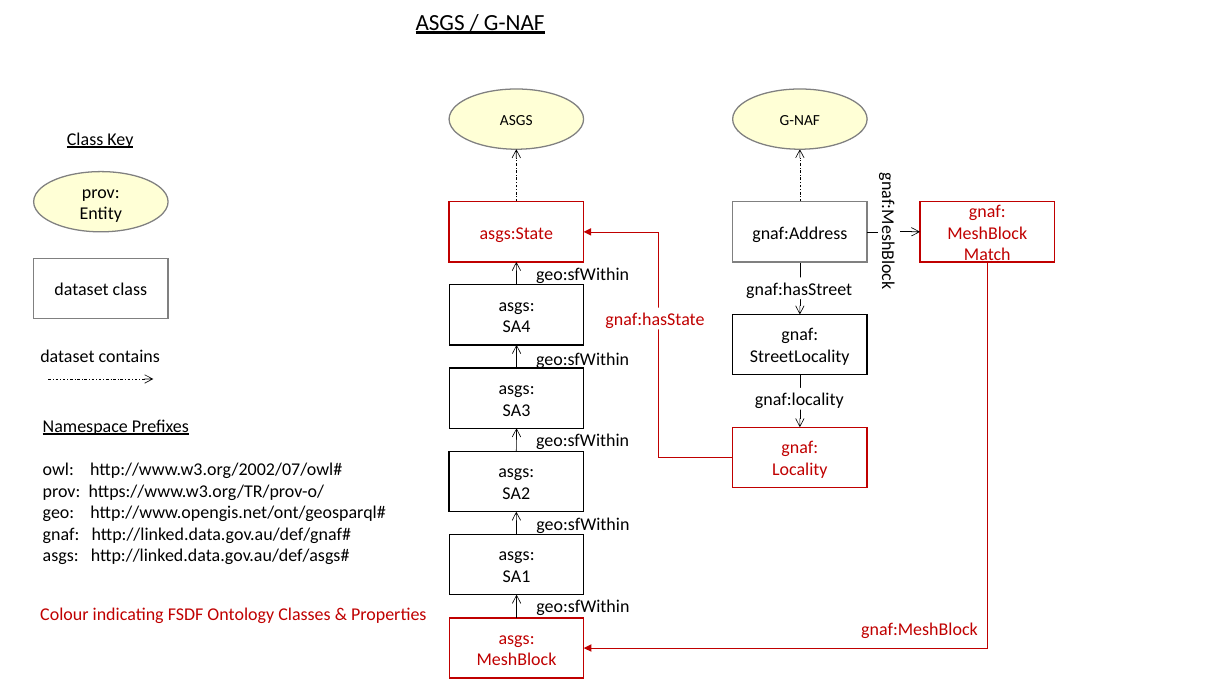
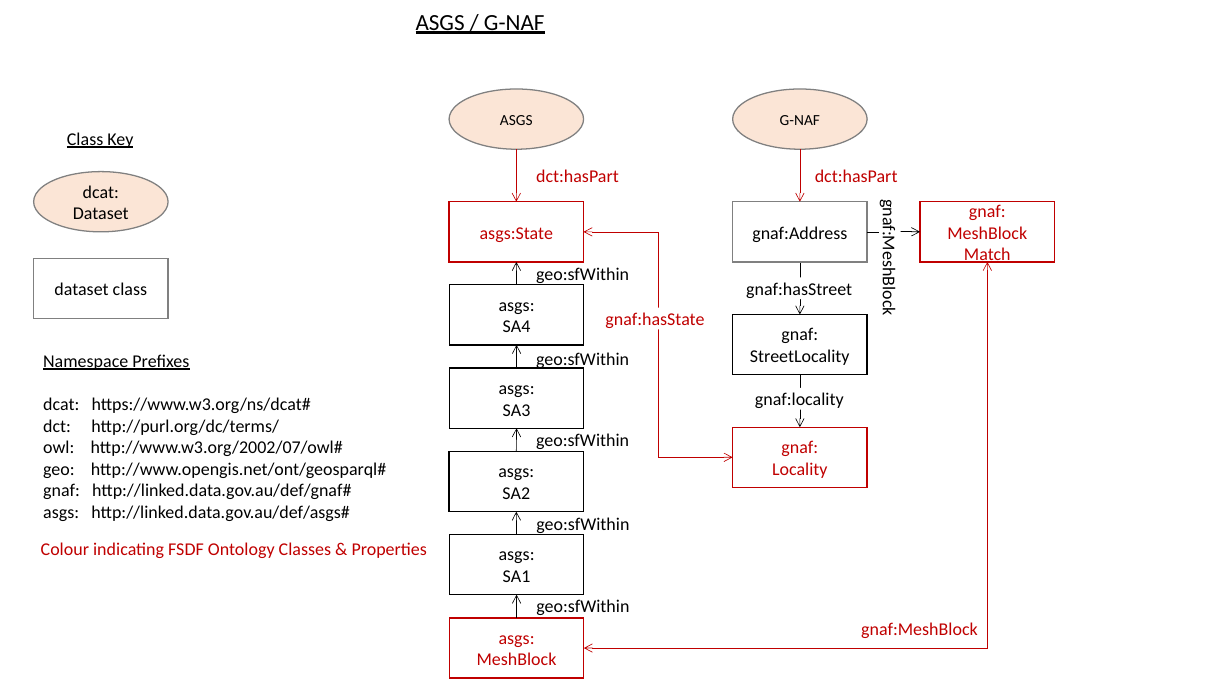
Before and after one commit to GeoscienceAustralia/fsdf-ont, a slide deck: slide 5 of docs/fsdf-ont-images.pptx. Drawn at 1232x693 pixels with LibreOffice and Linux fonts; fonts in the diff are those of the drawing. Boxes give left, top, right and bottom in pixels: in the first picture for what was removed or moved away, otherwise in the second. Text is boxed around its words. In the diff, an @@ line names an element or a change of style, - is before the commit and + after.

```diff
--- a/docs/fsdf-ont-images.pptx
+++ b/docs/fsdf-ont-images.pptx
@@ fill #FFFFD6 to #FBE5D6 in 3 elements at <box>449,89,584,149</box>, <box>733,89,868,149</box>, <box>33,172,168,232</box> @@
@@ arrow (517, 201) - (517, 150): stroke #000000 0.5 pt dashed to #C00000 0.5 pt; arrowheads changed @@
@@ text added at <box>536,169,619,182</box>, 14 pt, text #C00000 @@
+dct:hasPart
@@ arrow (800, 201) - (800, 150): stroke #000000 0.5 pt dashed to #C00000 0.5 pt; arrowheads changed @@
@@ text added at <box>815,169,898,182</box>, 14 pt, text #C00000 @@
+dct:hasPart
@@ text in ellipse at <box>73,185,129,219</box>: text changed @@
-prov: Entity
+dcat:
+Dataset
@@ rectangle "gnaf:MeshBlock": place and size @@
-rectangle "gnaf:MeshBlock" at <box>878,173,900,291</box>
+rectangle "gnaf:MeshBlock" at <box>879,200,901,318</box>
@@ elbow arrow (733, 457) - (584, 232): elbow arrow to elbow double arrow @@
@@ elbow arrow (988, 262) - (584, 648): elbow arrow to elbow double arrow @@
@@ text "Namespace Prefixes": place and size @@
-text "Namespace Prefixes" at <box>43,462,385,564</box>
+text "Namespace Prefixes" at <box>43,354,386,521</box>
@@ text removed at <box>40,349,160,362</box> @@
-dataset contains
@@ arrow removed from (48, 379) to (153, 379) @@
@@ text at <box>43,397,311,435</box>: paragraphs added @@
+dcat: https://www.w3.org/ns/dcat#
+dct: http://purl.org/dc/terms/
@@ text at <box>43,484,324,500</box>: paragraph removed @@
-prov: https://www.w3.org/TR/prov-o/
@@ text "Colour indicating FSDF Ontology Classes ...": place and size @@
-text "Colour indicating FSDF Ontology Classes ..." at <box>40,607,426,623</box>
+text "Colour indicating FSDF Ontology Classes ..." at <box>41,542,427,558</box>
```
Also in this commit, not shown: 2 other slides changed, 1 slide added, 10 other files.
